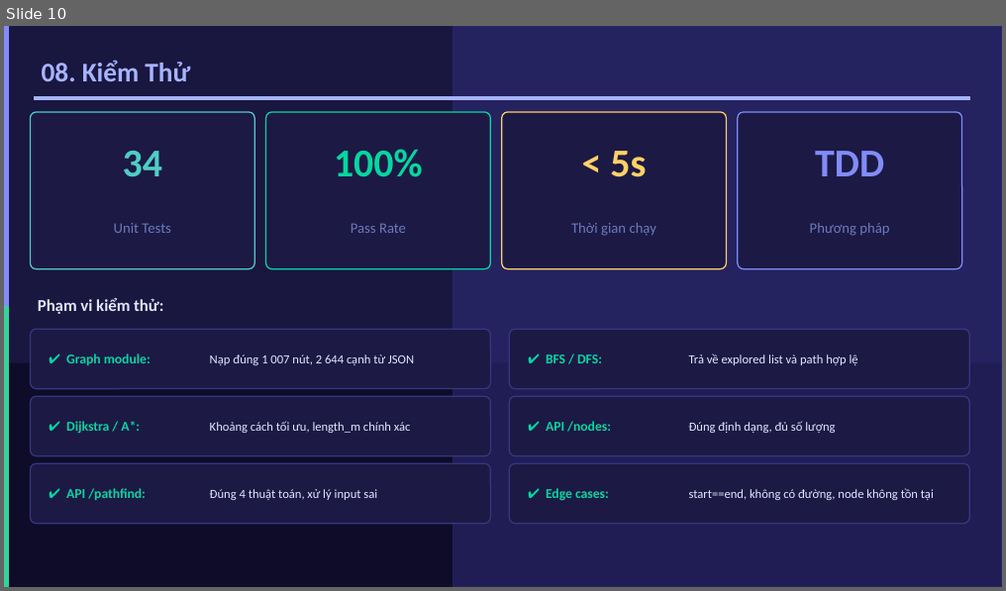
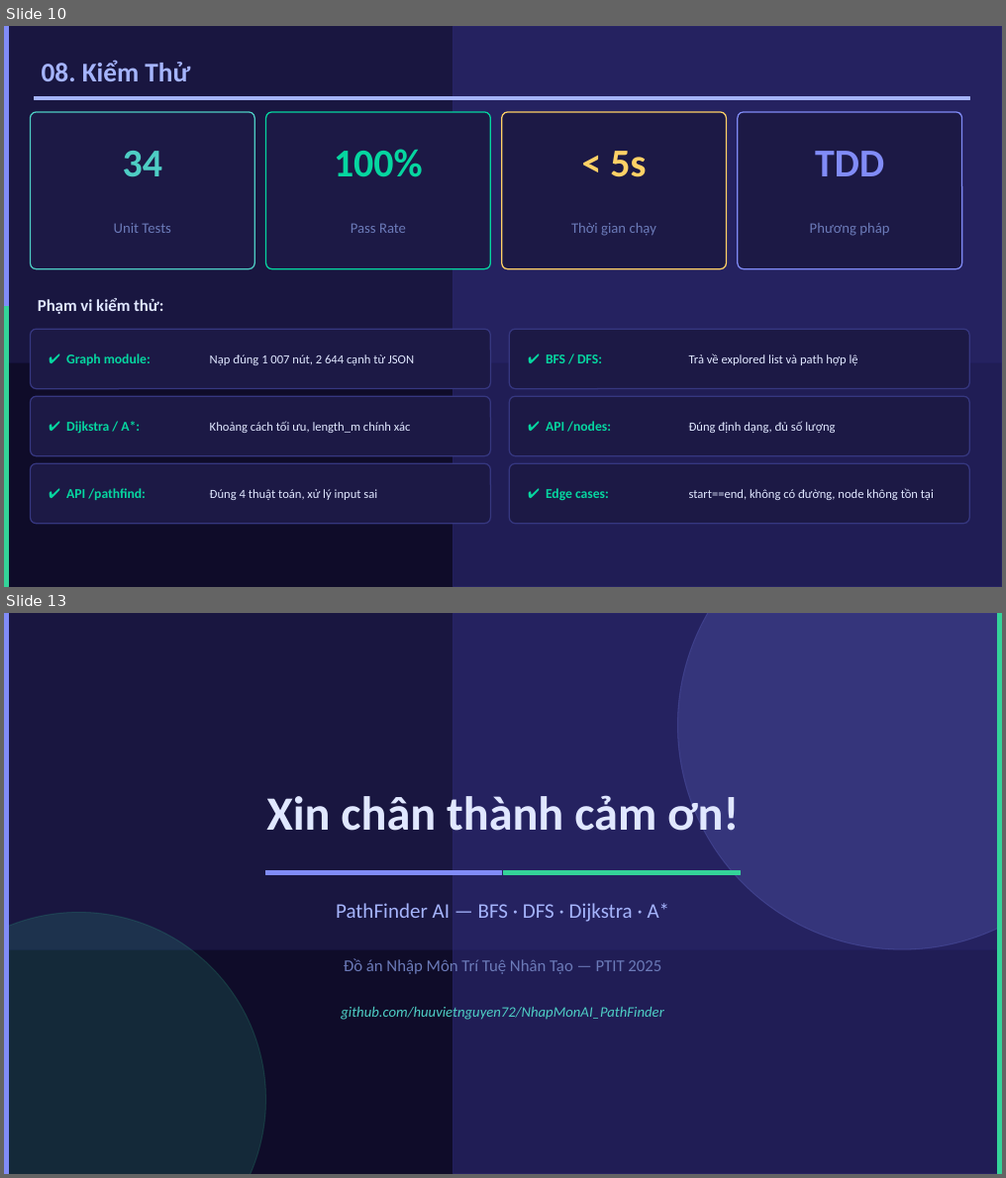
Before and after one commit to huuvietnguyen72/NhapMonAI_PathFinder, a slide deck: ThuyetTrinh_PathFinderAI.pptx. Shown one above the other, each under a label of ours: slide 10 before the commit, slides 10 and 13 after it; the slides between them are not shown. The pictures are 1006x591 and 1006x1178 pixels, drawn with LibreOffice and Linux fonts; fonts in the diff are those of the drawing. Boxes give left, top, right and bottom in pixels: in the first picture for what was removed or moved away, otherwise in the second. Text is boxed around its words. In the diff, an @@ line names an element or a change of style, - is before the commit and + after.

Commit message:
feat: slide 11 kết luận, slide 12 tài liệu tham khảo (mới), slide 13 cảm ơn — hoàn thành 13 slide

```diff
--- a/ThuyetTrinh_PathFinderAI.pptx
+++ b/ThuyetTrinh_PathFinderAI.pptx
@@ slide 13 added at box(4, 613, 1002, 1174), background #FFFFFF @@
@@ rectangle added at box(4, 613, 1002, 1174), fill #0F0C29, outline #0F0C29 1 pt @@
@@ rectangle added at box(4, 613, 1002, 950), fill #1E1B4B at 70% opacity, outline #1E1B4B 1 pt @@
@@ rectangle added at box(4, 613, 9, 894), fill #818CF8, outline #818CF8 1 pt @@
@@ rectangle added at box(4, 613, 9, 1174), fill #818CF8, outline #818CF8 1 pt @@
@@ rectangle added at box(453, 613, 1002, 1174), fill #312E81 at 50% opacity, outline #312E81 1 pt @@
@@ ellipse added at box(678, 613, 1002, 950), fill #818CF8 at 18% opacity, outline #818CF8 1 pt @@
@@ rectangle added at box(997, 613, 1002, 1174), fill #34D399, outline #34D399 1 pt @@
@@ text added at box(266, 795, 739, 831), 46 pt, text #E0E7FF, bold @@
+Xin chân thành cảm ơn!
@@ rectangle added at box(266, 871, 502, 875), fill #818CF8, outline #818CF8 1 pt @@
@@ rectangle added at box(504, 871, 740, 875), fill #34D399, outline #34D399 1 pt @@
@@ rectangle added at box(4, 894, 9, 1174), fill #34D399, outline #34D399 1 pt @@
@@ text added at box(336, 903, 670, 922), 20 pt, text #A5B4FC @@
+PathFinder AI — BFS · DFS · Dijkstra · A*
@@ ellipse added at box(4, 912, 266, 1174), fill #34D399 at 15% opacity, outline #34D399 1 pt @@
@@ text added at box(344, 958, 661, 975), 16 pt, text #6B7AB8 @@
+Đồ án Nhập Môn Trí Tuệ Nhân Tạo — PTIT 2025
@@ text added at box(341, 1004, 663, 1021), 14 pt, text #4ECDC4, italic @@
+github.com/huuvietnguyen72/NhapMonAI_PathFinder
```
Also in this commit, not shown: 2 other slides added, 1 other file.
